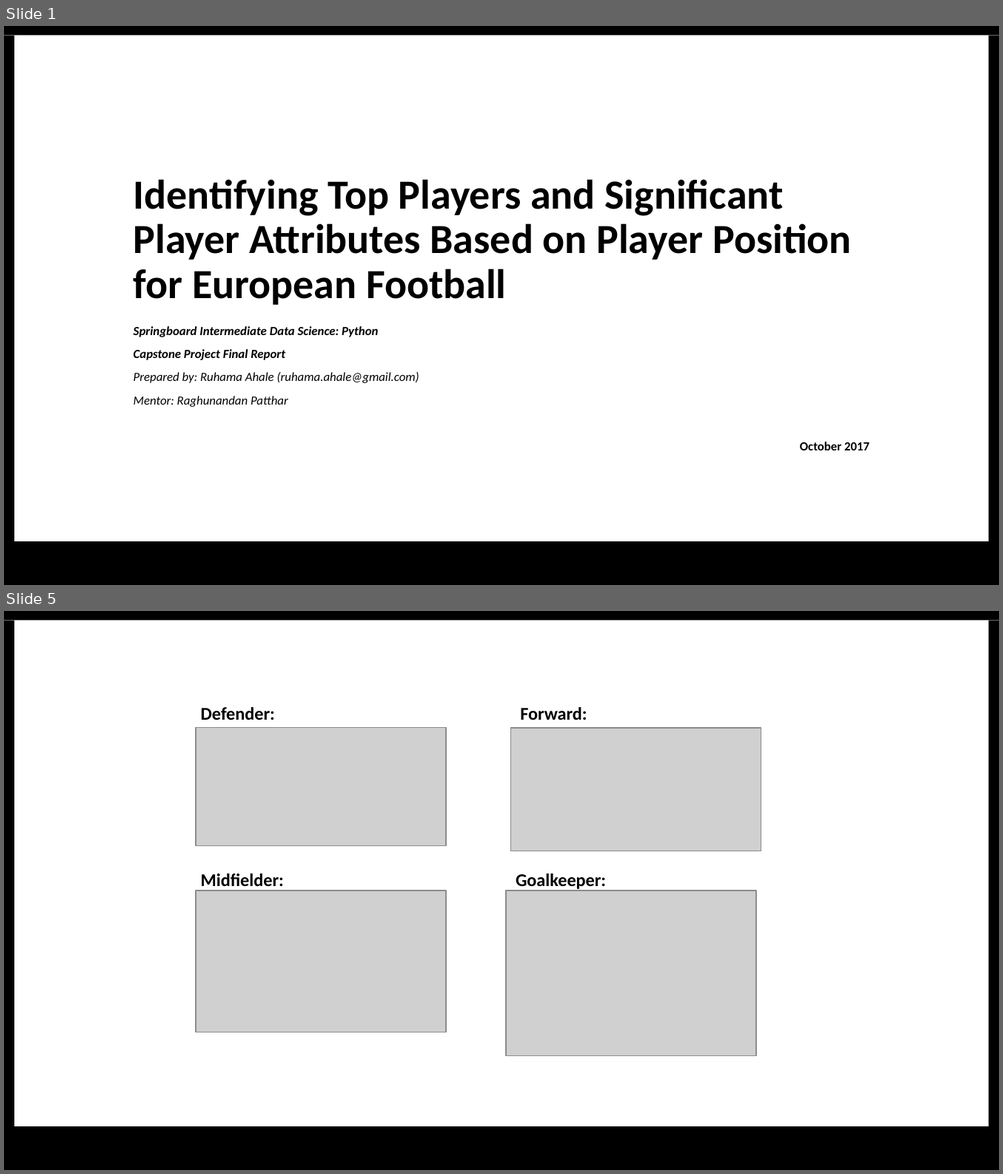
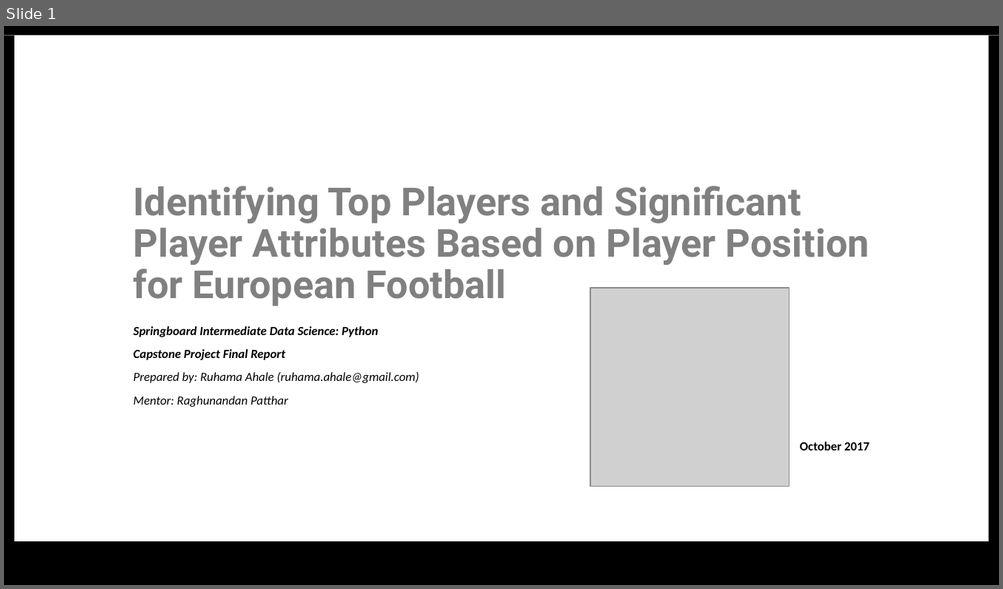
Before and after one commit to ruhama-ahale/soccer_project, a slide deck: Capstone_Final_Report/capstone_project_slide_soccer.pptx. Shown one above the other, each under a label of ours: slides 1 and 5 before the commit, slide 1 after it; the slides between them are not shown. The pictures are 1003x1174 and 1003x589 pixels, drawn with LibreOffice and Linux fonts; fonts in the diff are those of the drawing; grey boxes stand for pictures. Boxes give left, top, right and bottom in pixels: in the first picture for what was removed or moved away, otherwise in the second. Text is boxed around its words. In the diff, an @@ line names an element or a change of style, - is before the commit and + after.

```diff
--- a/Capstone_Final_Report/capstone_project_slide_soccer.pptx
+++ b/Capstone_Final_Report/capstone_project_slide_soccer.pptx
@@ slide 5 removed at (4, 611, 999, 1170), background #FFFFFF; not listed: 4 template elements that a slide beside it also shows @@
@@ text removed at (201, 707, 275, 720) @@
-Defender:
@@ text removed at (520, 707, 586, 720) @@
-Forward:
@@ picture removed at (196, 727, 446, 846) @@
@@ picture removed at (510, 727, 761, 851) @@
@@ text removed at (201, 874, 284, 891) @@
-Midfielder:
@@ text removed at (515, 874, 606, 891) @@
-Goalkeeper:
@@ picture removed at (196, 891, 447, 1033) @@
@@ picture removed at (505, 891, 756, 1056) @@
@@ slide 1 changed as well @@
@@ title "Identifying Top Players and Significant ..." at (134, 186, 869, 306): size 30 to 28 pt, font Calibri to Roboto, text colour #000000 to #808080 @@
@@ picture added at (590, 287, 788, 486) @@
```
Also in this commit, not shown: 4 other slides changed, 22 slides added, 5 other slides removed, 10 other files.
